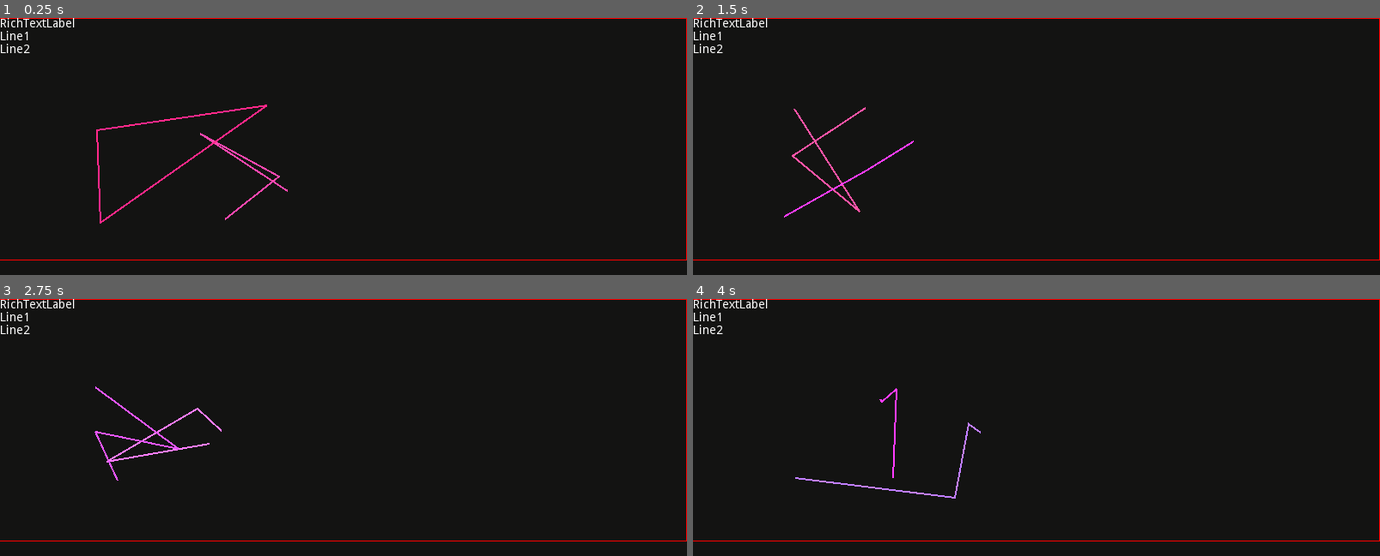
Above: before the commit, frames 1-4 (two rows, left to right).
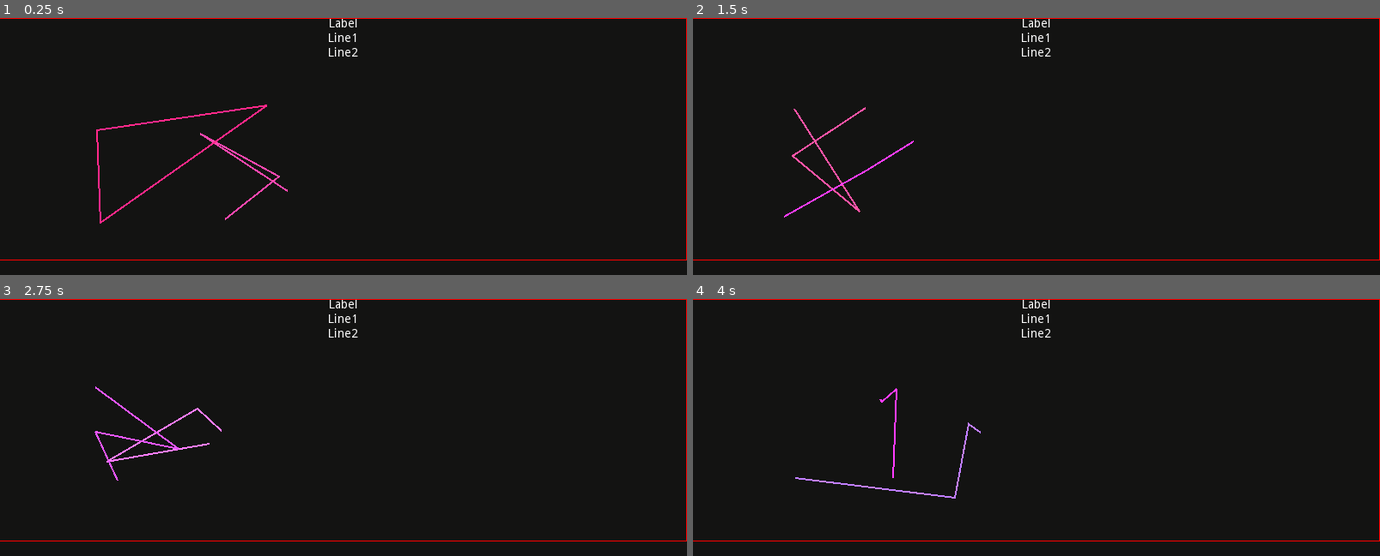
Above: after the commit, the same moments.

Repository: sustainablelab/draw-line
Game: Godot game, scene res://src/Main.tscn
Same seed, same stepped clock (60 frames per second), same inputs: the game is played once before the commit and once after it.
Inputs:
- Up to frame 1 (0.25 s): no input
- Up to frame 2 (1.5 s): tap Enter at 0.5 s
- Up to frame 3 (2.75 s): no input
- Up to frame 4 (4 s): no input

The runs differ from the first frame. In frame 1, 0.5% of the frame differs, in the area x 0-53%, y 0-15%; in frame 2, 0.5%; in frame 3, 0.5%; in frame 4, 0.5%.

Commit message:
Add the text overlay

Diff:
--- /dev/null
+++ b/src/HUD.gd
@@ -0,0 +1,13 @@
+extends Label
+
+
+# Called when the node enters the scene tree for the first time.
+func _ready():
+	align = Label.ALIGN_CENTER
+	valign = Label.VALIGN_TOP
+	size_flags_vertical = Label.SIZE_EXPAND
+
+
+# Called every frame. 'delta' is the elapsed time since the previous frame.
+#func _process(delta):
+#	pass
--- a/src/Main.gd
+++ b/src/Main.gd
@@ -1,6 +1,10 @@
 extends MarginContainer
 
 
+# ---< DEVELOPER >---
+onready var Hud: Label = get_node("HUD")
+
+# ---< APPLICATION USER >---
 onready var global_lines := Node2D.new() # Parent node to hold all lines
 
 onready var App:         VBoxContainer   = get_node("App")
@@ -8,6 +12,7 @@
 onready var Placeholder: ReferenceRect   = get_node("App/PlotArea/Placeholder")
 onready var KeyPress:    Label           = get_node("App/KeyPress")
 
+# ---< LIBRARIES >---
 onready var myu : Node = preload("res://src/MyUtilities.tscn").instance()
 
 
@@ -42,13 +47,13 @@
 	# Print the final Scene Tree
 	print_tree()
 	# Report new sizes and positions AFTER containers do their work
-	myu.report_size_and_position(self)
 	var _ret # throwaway value returned by connect()
+	_ret = connect("resized", self, "_on_resized")
 	_ret = App.connect("resized",         self, "_on_App_resized")
 	_ret = PlotArea.connect("resized",    self, "_on_PlotArea_resized")
 	_ret = Placeholder.connect("resized", self, "_on_Placeholder_resized")
 	_ret = KeyPress.connect("resized",    self, "_on_KeyPress_resized")
-
+	_ret = Hud.connect("resized",         self, "_on_Hud_resized")
 
 func _input(event) -> void:
 	if event is InputEventKey:
@@ -99,6 +104,8 @@
 	return line
 
 
+func _on_resized():
+	myu.report_size_and_position(self)
 func _on_App_resized():
 	myu.report_size_and_position(App)
 func _on_PlotArea_resized():
@@ -107,3 +114,5 @@
 	myu.report_size_and_position(Placeholder)
 func _on_KeyPress_resized():
 	myu.report_size_and_position(KeyPress)
+func _on_Hud_resized():
+	myu.report_size_and_position(Hud)
--- a/src/Main.tscn
+++ b/src/Main.tscn
@@ -1,8 +1,9 @@
-[gd_scene load_steps=4 format=2]
+[gd_scene load_steps=5 format=2]
 
 [ext_resource path="res://src/Main.gd" type="Script" id=1]
 [ext_resource path="res://src/KeyPress.tscn" type="PackedScene" id=2]
 [ext_resource path="res://assets/debug_theme.tres" type="Theme" id=3]
+[ext_resource path="res://src/HUD.gd" type="Script" id=4]
 
 [node name="Main" type="MarginContainer"]
 theme = ExtResource( 3 )
@@ -11,20 +12,27 @@
 "_edit_use_anchors_": false
 }
 
+[node name="HUD" type="Label" parent="."]
+margin_right = 88.0
+margin_bottom = 48.0
+size_flags_vertical = 0
+text = "Label
+Line1
+Line2"
+script = ExtResource( 4 )
+
 [node name="App" type="VBoxContainer" parent="."]
-margin_bottom = 22.0
+margin_right = 88.0
+margin_bottom = 48.0
 
 [node name="PlotArea" type="MarginContainer" parent="App"]
+margin_right = 88.0
 
 [node name="Placeholder" type="ReferenceRect" parent="App/PlotArea"]
+margin_right = 88.0
 
 [node name="KeyPress" parent="App" instance=ExtResource( 2 )]
 margin_top = 4.0
+margin_right = 88.0
 margin_bottom = 18.0
 size_flags_vertical = 1
-
-[node name="RichTextLabel" type="RichTextLabel" parent="."]
-margin_bottom = 22.0
-text = "RichTextLabel
-Line1
-Line2"
Not shown, changed: doc/README.md
